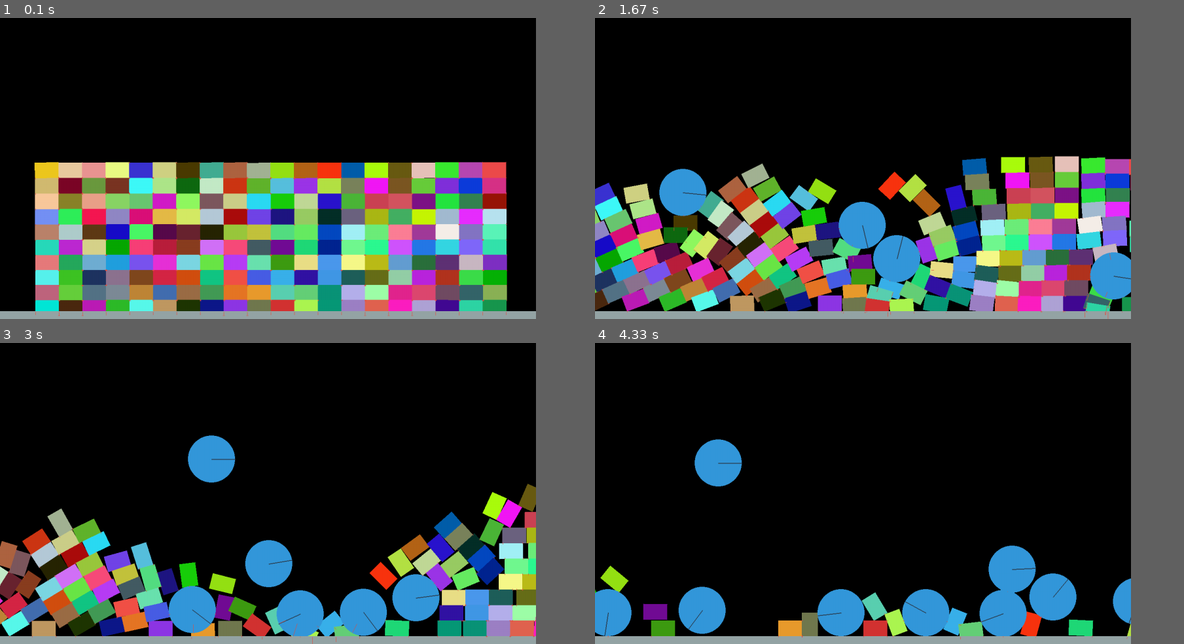
Above: before the commit, frames 1-4 (two rows, left to right).
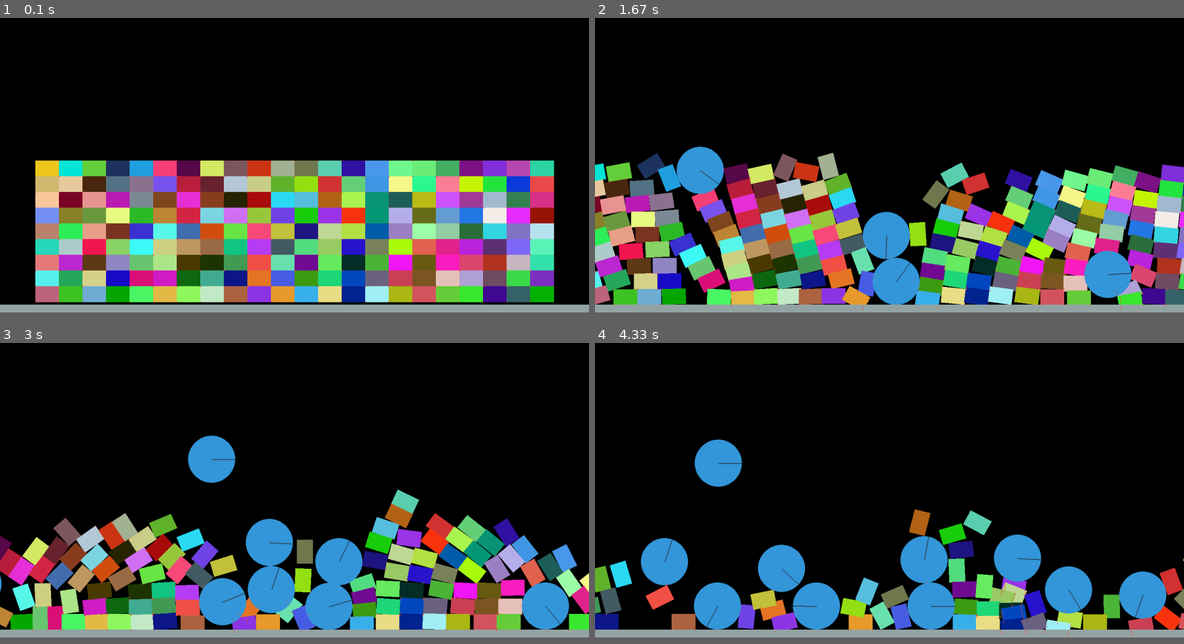
Above: after the commit, the same moments.

Repository: Rumanezzo/PyGame
Game: pygame game, started from PyMunkDemo.pyw
The game is run twice, just before and just after one commit, with the same random seed, the same clock (stepped at 60 frames per second) and the same inputs.
Inputs (mouse positions are in pixels of both pictures, inside the frame that each line leads up to):
- Up to frame 1 (0.1 s): no input
- Up to frame 2 (1.67 s): click (889, 165) at 0.38 s; click (889, 183) at 0.72 s; click (706, 120) at 1.05 s; click (1107, 267) at 1.38 s
- Up to frame 3 (3 s): click (306, 391) at 1.72 s; click (265, 565) at 2.05 s; click (276, 439) at 2.38 s; click (212, 430) at 2.72 s
- Up to frame 4 (4.33 s): click (1042, 463) at 3.05 s; click (1072, 484) at 3.38 s; click (1013, 439) at 3.72 s; click (718, 433) at 4.05 s
In our replay, the window is 819x460 before the commit and 900x450 after it. These sizes can differ from the game's own. Grey fills any space a smaller window leaves; there, only what the larger window draws over its background counts as a difference.

The runs differ from the first frame. In frame 1, 42% of the frame differs, in the area x 0-100%, y 47-99%; in frame 2, 44%, in the area x 0-100%, y 42-100%; in frame 3, 33%; in frame 4, 18%.

Commit message:
small corrections

Diff:
--- a/PyMunkDemo.pyw
+++ b/PyMunkDemo.pyw
@@ -4,10 +4,11 @@
 
 pymunk.pygame_util.positive_y_is_up = False
 
-res = width, height = 1366, 768
+res = width, height = 1500, 750
 fps = 60
 
 pg.init()
+pg.display.set_caption('Физический движок - демонстрация!')
 surface = pg.display.set_mode(res)
 clock = pg.time.Clock()
 draw_options = pymunk.pygame_util.DrawOptions(surface)
--- a/Плерома.txt
+++ /dev/null
@@ -1,3 +0,0 @@
-Дамир - крутой Чел!
-Мы все об этом знаем!
-Мы Дамира уважаем
Not shown, added: .gitignore
